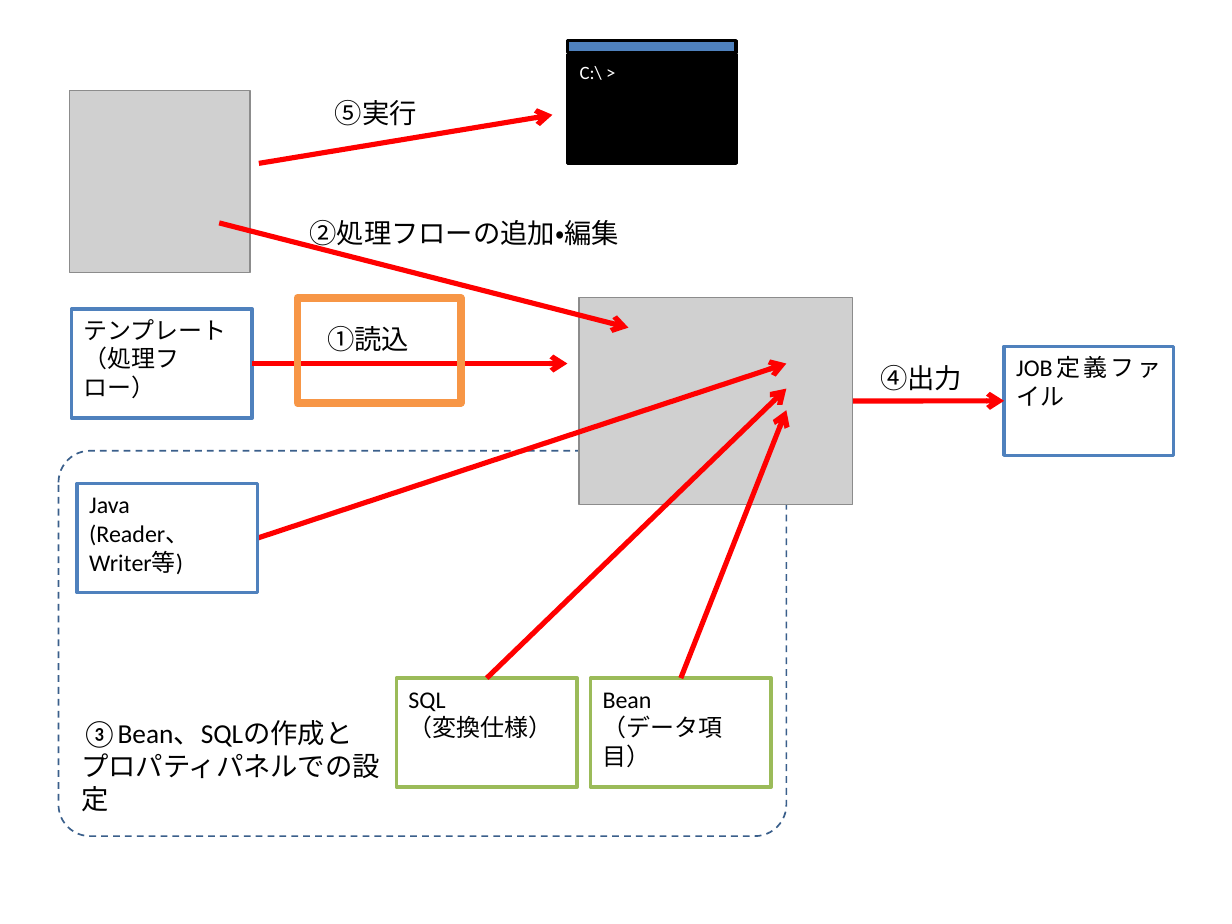
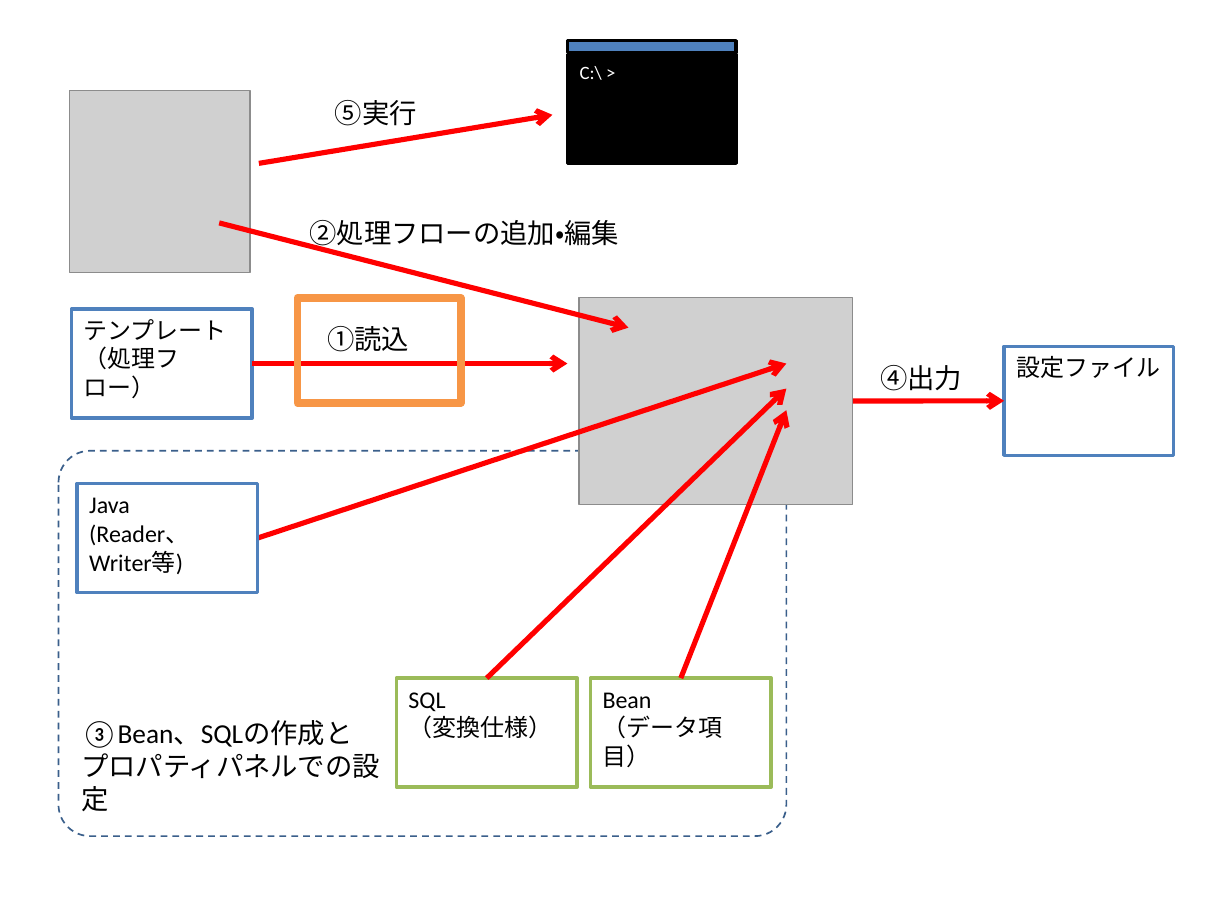
Before and after one commit to nablarch/nablarch-etl-designer, a slide deck: slide 15 of doc/image/etl-designer-images.pptx. Drawn at 1232x924 pixels with LibreOffice and Linux fonts; fonts in the diff are those of the drawing; grey boxes stand for pictures. Boxes give left, top, right and bottom in pixels: in the first picture for what was removed or moved away, otherwise in the second. Text is boxed around its words. In the diff, an @@ line names an element or a change of style, - is before the commit and + after.

```diff
--- a/doc/image/etl-designer-images.pptx
+++ b/doc/image/etl-designer-images.pptx
@@ text in rectangle at (x1=1016, y1=356, x2=1160, y2=378): text changed @@
-JOB定義ファイル
+設定ファイル
```
Also in this commit, not shown: 12 other slides changed, 1 slide added, 29 other files.
